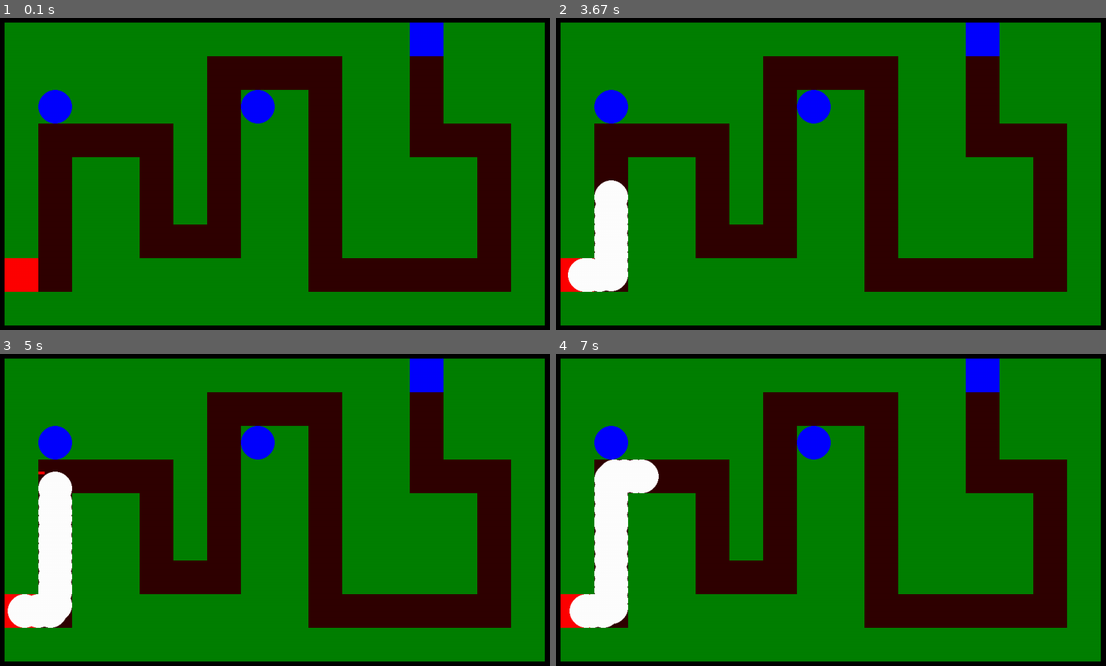
Above: before the commit, frames 1-4 (two rows, left to right).
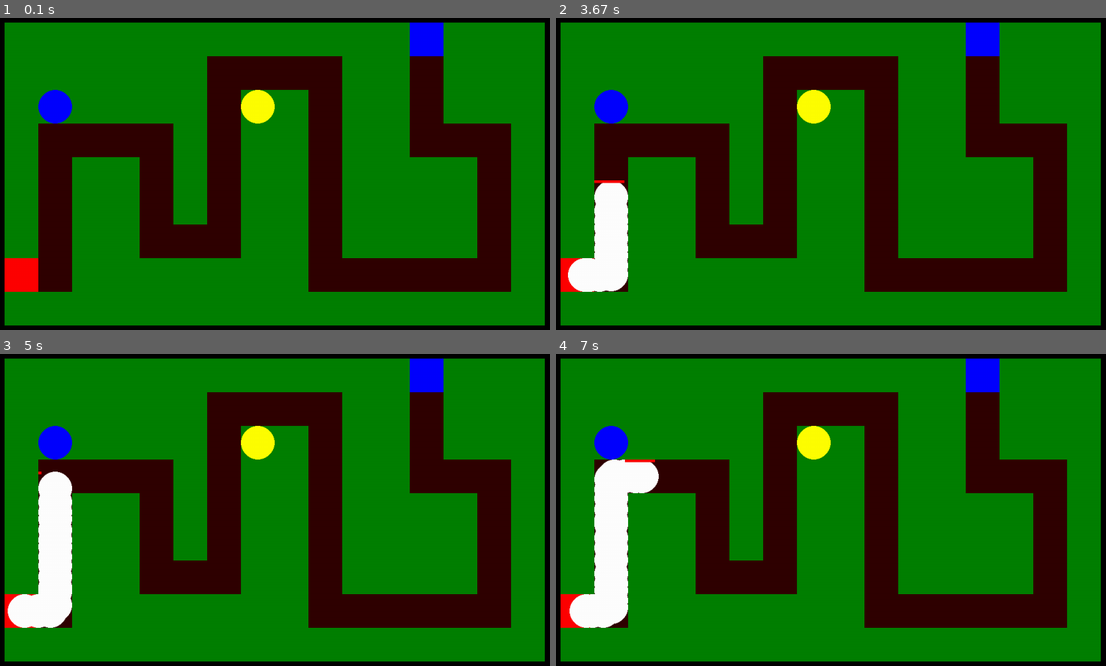
Above: after the commit, the same moments.

Repository: Eric-Guerra-Ribeiro/veik-defense
Game: pygame game, started from main.py
The game is run twice, just before and just after one commit, with the same random seed, the same clock (stepped at 60 frames per second) and the same inputs.
Inputs:
- Up to frame 1 (0.1 s): no input
- Up to frame 2 (3.67 s): tap Space at 0.33, 0.73, 1.03, 1.23, 1.57, 1.87, 2.07, 2.37, 2.63, 2.97, 3.27, 3.4 s
- Up to frame 3 (5 s): tap Space at 3.8, 4.1, 4.47, 4.87 s
- Up to frame 4 (7 s): tap Space at 5.17, 5.37, 5.67, 5.87, 6.2, 6.5, 6.7 s

The runs differ from the first frame. In frame 1, 0.5% of the frame differs, in the area x 43-51%, y 23-34%; in frame 2, 0.6%, in the area x 6-51%, y 23-53%; in frame 3, 0.5%; in frame 4, 0.6%.

Commit message:
adding cannon

Diff:
--- a/art.py
+++ b/art.py
@@ -44,7 +44,9 @@
         """
         mgun_sur = pygame.Surface((pgc.GRID_SIZE, pgc.GRID_SIZE), pygame.SRCALPHA)
         pygame.draw.circle(mgun_sur, pgc.ALLY_CAMP_COLOR, (pgc.GRID_SIZE//2, pgc.GRID_SIZE//2), pgc.GRID_SIZE//2)
-        return {enums.Tower.MACHINE_GUN: mgun_sur}
+        cannon_sur = pygame.Surface((pgc.GRID_SIZE, pgc.GRID_SIZE), pygame.SRCALPHA)
+        pygame.draw.circle(cannon_sur, pgc.YELLOW, (pgc.GRID_SIZE//2, pgc.GRID_SIZE//2), pgc.GRID_SIZE//2)
+        return {enums.Tower.MACHINE_GUN: mgun_sur, enums.Tower.CANNON: cannon_sur}
 
     def hp_bar(self, pos, perc_hp):
         """
@@ -70,6 +72,6 @@
         for tower in self.game.towers:
             tower_pos = screenpos.unit_pos_in_scrn(tower.pos, tower.pos, 1)
             self.screen.blit(
-                self.tower_imgs[enums.Tower.MACHINE_GUN], tower_pos
+                self.tower_imgs[tower.get_tower_type()], tower_pos
             )
         pygame.display.flip()
--- a/enums.py
+++ b/enums.py
@@ -25,6 +25,7 @@
     Enum class for the types of towers.
     """
     MACHINE_GUN = enum.auto()
+    CANNON = enum.auto()
 
 
 class GameState(enum.Enum):
--- a/gameconstants.py
+++ b/gameconstants.py
@@ -14,8 +14,8 @@
 
 # Tower Stats
 
-BASE_FIRE_RATE = 1/pgc.FREQUENCY
-BASE_TDMG = 0.20
+BASE_FIRE_RATE = 1/(2 * pgc.FREQUENCY)
+BASE_TDMG = 0.10
 BASE_RANGE = 3.0
 
 EPSILON = 1e-6
--- a/gamecontroller.py
+++ b/gamecontroller.py
@@ -3,10 +3,12 @@
 import tower
 import enums
 
+
 class GameController:
     """
     Class that controls the game's logic and objects
     """
+
     def __init__(self):
         self.running = True
         self.bf_map = battlefieldmap.BattleFieldMap()
@@ -24,14 +26,17 @@
             tower.find_target(self.units)
             tower.shoot()
 
-
     def spawn_troop(self):
         # Temporary function for testing TODO Remove this function
         self.units.append(unit.Infantry(self.bf_map))
 
-    def spawn_tower(self, pos):
+    def spawn_mgun(self, pos):
         # Temporary function for testing TODO Remove this function
         self.towers.append(tower.MachineGun(self.bf_map, pos))
+
+    def spawn_cannon(self, pos):
+        # Temporary function for testing TODO Remove this function
+        self.towers.append(tower.Cannon(self.bf_map, pos))
 
     def get_map(self):
         """
--- a/main.py
+++ b/main.py
@@ -15,8 +15,8 @@
     screen = pygame.display.set_mode((pgc.WINDOW_WIDTH, pgc.WINDOW_HEIGHT))
     arts = art.Art(screen, game)
      #TODO: Change this
-    game.spawn_tower((2, 1))
-    game.spawn_tower((2, 7))
+    game.spawn_mgun((2, 1))
+    game.spawn_cannon((2, 7))
     while game.is_running():
         clock.tick(pgc.FREQUENCY)
         arts.draw()
--- a/pygameconstants.py
+++ b/pygameconstants.py
@@ -12,6 +12,7 @@
 WHITE = 255, 255, 255
 GREEN = 0, 128, 0
 RED = 255, 0, 0
+YELLOW = 255 , 255, 0
 
 ROAD_COLOR = 48, 0, 0
 GRASS_COLOR = 0, 128, 0
--- a/tower.py
+++ b/tower.py
@@ -24,7 +24,7 @@
         if self._target is not None:
             self.shoot_progress += self.fire_rate
             while self.shoot_progress >= 1:
-                self.shoot_progress -=1
+                self.shoot_progress -= 1
                 self._target.take_dmg(self.dmg, 1)
             if not self._target.alive:
                 self.target = None
@@ -39,13 +39,17 @@
 
     def find_target(self, units):
         if self.target is not None:
-                if not self.in_range(self.target.cur_pos):
-                        self.target = None
+            if not self.in_range(self.target.cur_pos):
+                self.target = None
         if self.target is None:
             for troop in units:
                 if self.in_range(troop.cur_pos):
                     self.target = troop
                     break
+
+    def get_tower_type(self):
+        return self.tower_type
+
 
 class MachineGun(Tower):
     """
@@ -56,6 +60,22 @@
         super().__init__(bf_map, pos)
         self.pos = pos
 
-        self.fire_rate = 3*gc.BASE_FIRE_RATE
+        self.fire_rate = 12*gc.BASE_FIRE_RATE
         self.dmg = gc.BASE_TDMG
         self.size = gc.BASE_SIZE
+        self.tower_type = enums.Tower.MACHINE_GUN
+
+
+class Cannon(Tower):
+    """
+    Machine gun defense tower
+    """
+
+    def __init__(self, bf_map, pos):
+        super().__init__(bf_map, pos)
+        self.pos = pos
+
+        self.fire_rate = gc.BASE_FIRE_RATE
+        self.dmg = gc.BASE_TDMG * 15
+        self.size = gc.BASE_SIZE
+        self.tower_type = enums.Tower.CANNON
